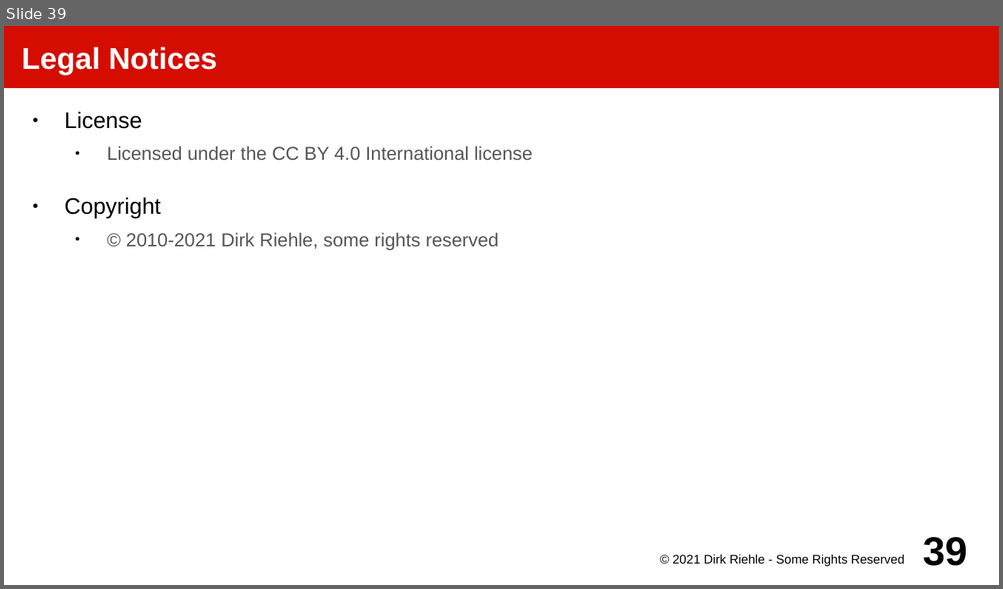
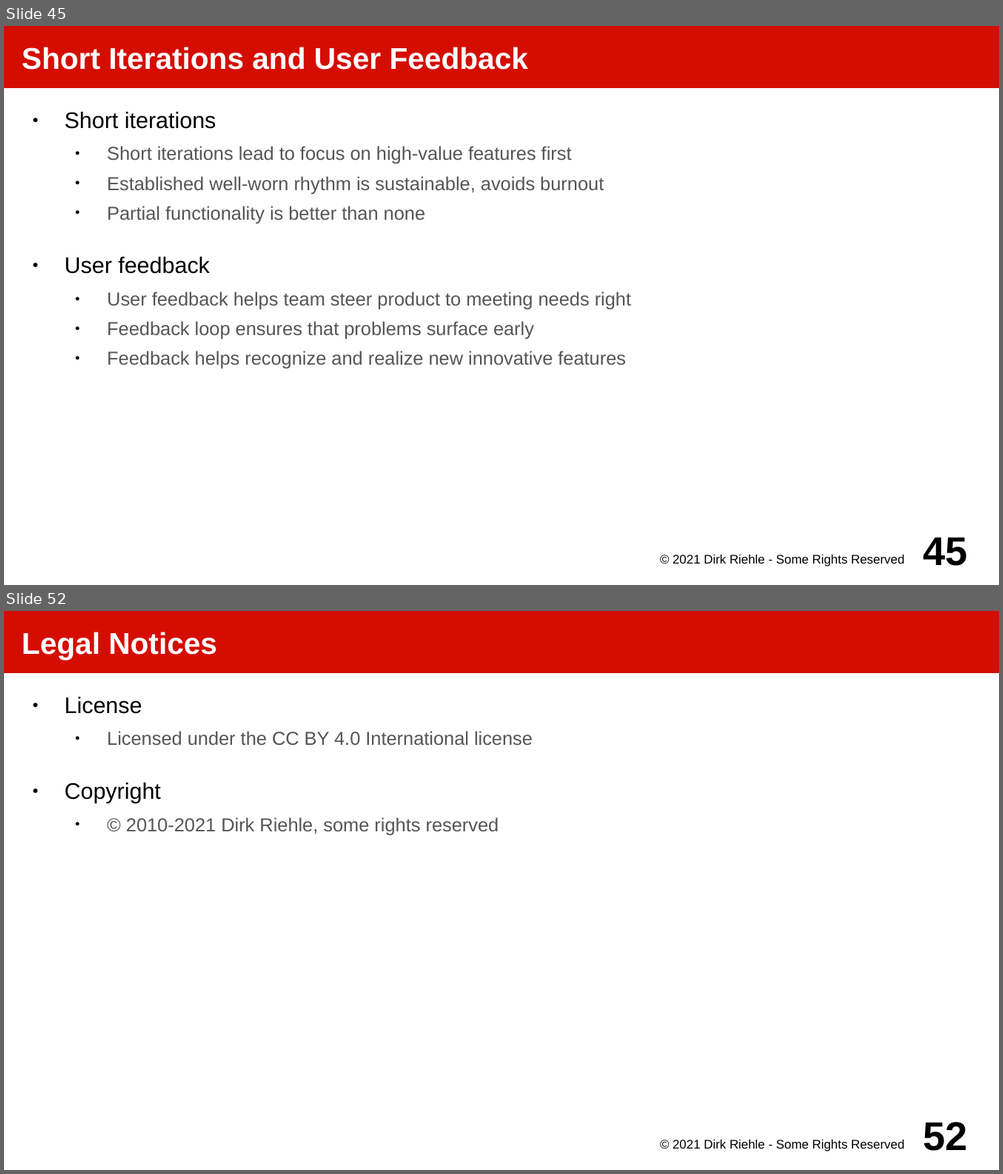
Before and after one commit to dirkriehle/amos-course, a slide deck: Lecture slides/AMOS C01 - Software Processes.odp. Shown one above the other, each under a label of ours: slide 39 before the commit, slides 45 and 52 after it; the slides between them are not shown. The pictures are 1003x589 and 1003x1174 pixels, drawn with LibreOffice and Linux fonts; fonts in the diff are those of the drawing. Boxes give left, top, right and bottom in pixels: in the first picture for what was removed or moved away, otherwise in the second. Text is boxed around its words. In the diff, an @@ line names an element or a change of style, - is before the commit and + after.

```diff
--- a/Lecture slides/AMOS C01 - Software Processes.odp
+++ b/Lecture slides/AMOS C01 - Software Processes.odp
@@ slide 45 added at [4, 26, 999, 585], background #FFFFFF @@
@@ title added at [4, 26, 999, 88], fill #D50D01, 24 pt, text #FFFFFF, bold @@
+Short Iterations and User Feedback
@@ text added at [65, 112, 631, 369], 15 pt, text #555555 @@
+● Short iterations
+  ● Short iterations lead to focus on high-value features first
+  ● Established well-worn rhythm is sustainable, avoids burnout
+  ● Partial functionality is better than none
+● User feedback
+  ● User feedback helps team steer product to meeting needs right
+  ● Feedback loop ensures that problems surface early
+  ● Feedback helps recognize and realize new innovative features
@@ text added at [672, 554, 904, 567], 10 pt, text #000000 @@
+© 2021 Dirk Riehle - Some Rights Reserved
@@ page number added at [923, 537, 967, 566], 32 pt, text #000000, bold @@
+45
@@ what was slide 39 is now slide 52 @@
@@ page number at [923, 1122, 967, 1151]: text changed @@
-39
+52
```
Also in this commit, not shown: 12 slides changed, 19 other slides added, 7 slides removed, 18 other files.
